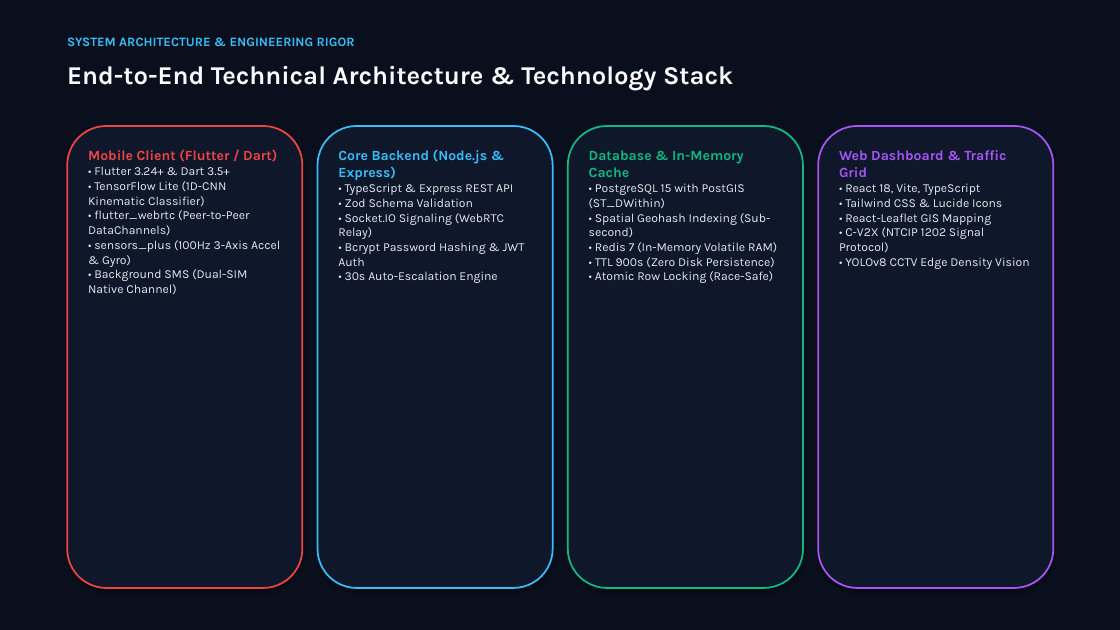
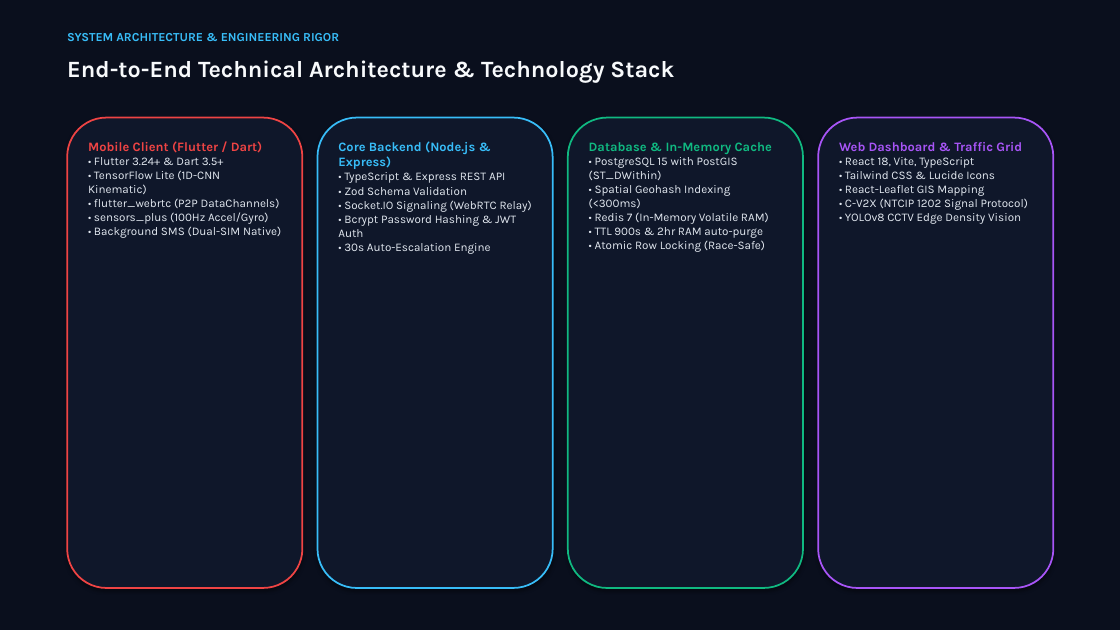
Before and after one commit to StevinJoseph22/Rakshak-AI, a slide deck: slide 17 of Vikist Blueprint/2. PITCH FILES/Rakshak_AI_Master_Presentation.pptx (slide 14 before the commit). Drawn at 1120x630 pixels with LibreOffice and Linux fonts; fonts in the diff are those of the drawing. Boxes give left, top, right and bottom in pixels: in the first picture for what was removed or moved away, otherwise in the second. Text is boxed around its words. In the diff, an @@ line names an element or a change of style, - is before the commit and + after.

```diff
--- a/Vikist Blueprint/2. PITCH FILES/Rakshak_AI_Master_Presentation.pptx
+++ b/Vikist Blueprint/2. PITCH FILES/Rakshak_AI_Master_Presentation.pptx
@@ text "SYSTEM ARCHITECTURE & ENGINEERING RIGOR" at bbox=[67, 33, 339, 41]: size 11 to 10.5 pt @@
@@ text "End-to-End Technical Architecture & Technology ..." at bbox=[67, 60, 674, 83]: size 22 to 20 pt @@
@@ rounded rectangle: place and size @@
-rounded rectangle at bbox=[67, 126, 302, 588]
+rounded rectangle at bbox=[67, 118, 302, 588]
@@ rounded rectangle: place and size @@
-rounded rectangle at bbox=[318, 126, 553, 588]
+rounded rectangle at bbox=[318, 118, 553, 588]
@@ rounded rectangle: place and size @@
-rounded rectangle at bbox=[568, 126, 803, 588]
+rounded rectangle at bbox=[568, 118, 803, 588]
@@ rounded rectangle: place and size @@
-rounded rectangle at bbox=[818, 126, 1054, 588]
+rounded rectangle at bbox=[818, 118, 1054, 588]
@@ text "Mobile Client (Flutter / Dart)": place and size @@
-text "Mobile Client (Flutter / Dart)" at bbox=[88, 149, 280, 294]
+text "Mobile Client (Flutter / Dart)" at bbox=[88, 141, 281, 238]
@@ text at bbox=[88, 141, 263, 153]: size 12 to 11 pt in "Mobile Client (Flutter / Dart)" @@
@@ text "Core Backend (Node.js & Express)": place and size @@
-text "Core Backend (Node.js & Express)" at bbox=[338, 149, 525, 283]
+text "Core Backend (Node.js & Express)" at bbox=[338, 141, 532, 254]
@@ text "Core Backend (Node.js & Express)" at bbox=[338, 141, 532, 254]: size 12 to 11 pt in "Core Backend (Node.js & Express)"; size 10.5 to 10 pt in "• TypeScript & Express REST API • ..." @@
@@ text "Database & In-Memory Cache": place and size @@
-text "Database & In-Memory Cache" at bbox=[589, 150, 777, 283]
+text "Database & In-Memory Cache" at bbox=[589, 142, 772, 252]
@@ text at bbox=[589, 142, 772, 154]: size 12 to 11 pt in "Database & In-Memory Cache" @@
@@ text "Web Dashboard & Traffic Grid": place and size @@
-text "Web Dashboard & Traffic Grid" at bbox=[839, 150, 1030, 269]
+text "Web Dashboard & Traffic Grid" at bbox=[839, 142, 1028, 224]
@@ text "Web Dashboard & Traffic Grid" at bbox=[839, 142, 1028, 224]: size 12 to 11 pt in "Web Dashboard & Traffic Grid"; size 10.5 to 10 pt in "• React 18, Vite, TypeScript • Tailwind ..." @@
@@ text at bbox=[88, 157, 281, 238]: text changed; size 10.5 to 10 pt @@
-• Flutter 3.24+ & Dart 3.5+
-• TensorFlow Lite (1D-CNN Kinematic Classifier)
-• flutter_webrtc (Peer-to-Peer DataChannels)
-• sensors_plus (100Hz 3-Axis Accel & Gyro)
-• Background SMS (Dual-SIM Native Channel)
+• Flutter 3.24+ & Dart 3.5+
+• TensorFlow Lite (1D-CNN Kinematic)
+• flutter_webrtc (P2P DataChannels)
+• sensors_plus (100Hz Accel/Gyro)
+• Background SMS (Dual-SIM Native)
@@ text at bbox=[589, 157, 769, 252]: text changed; size 10.5 to 10 pt @@
-• PostgreSQL 15 with PostGIS (ST_DWithin)
-• Spatial Geohash Indexing (Sub-second)
-• Redis 7 (In-Memory Volatile RAM)
-• TTL 900s (Zero Disk Persistence)
-• Atomic Row Locking (Race-Safe)
+• PostgreSQL 15 with PostGIS (ST_DWithin)
+• Spatial Geohash Indexing (<300ms)
+• Redis 7 (In-Memory Volatile RAM)
+• TTL 900s & 2hr RAM auto-purge
+• Atomic Row Locking (Race-Safe)
```
Also in this commit, not shown: 15 other slides changed, 4 slides added, 2 slides removed, 8 other files.
